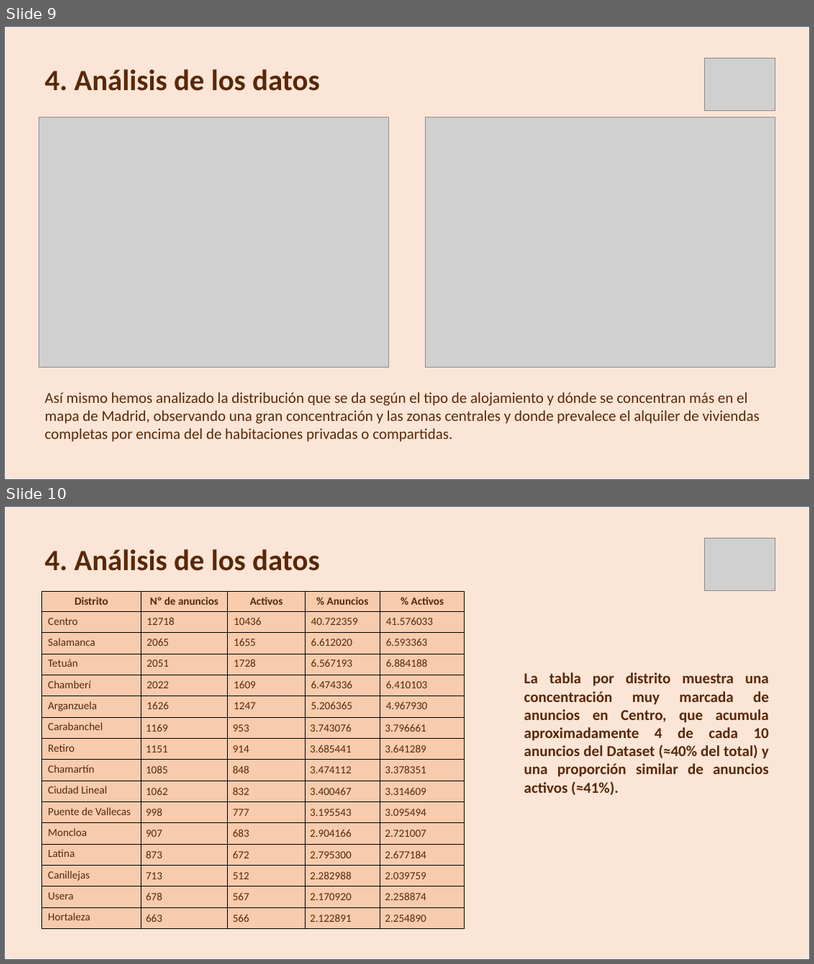
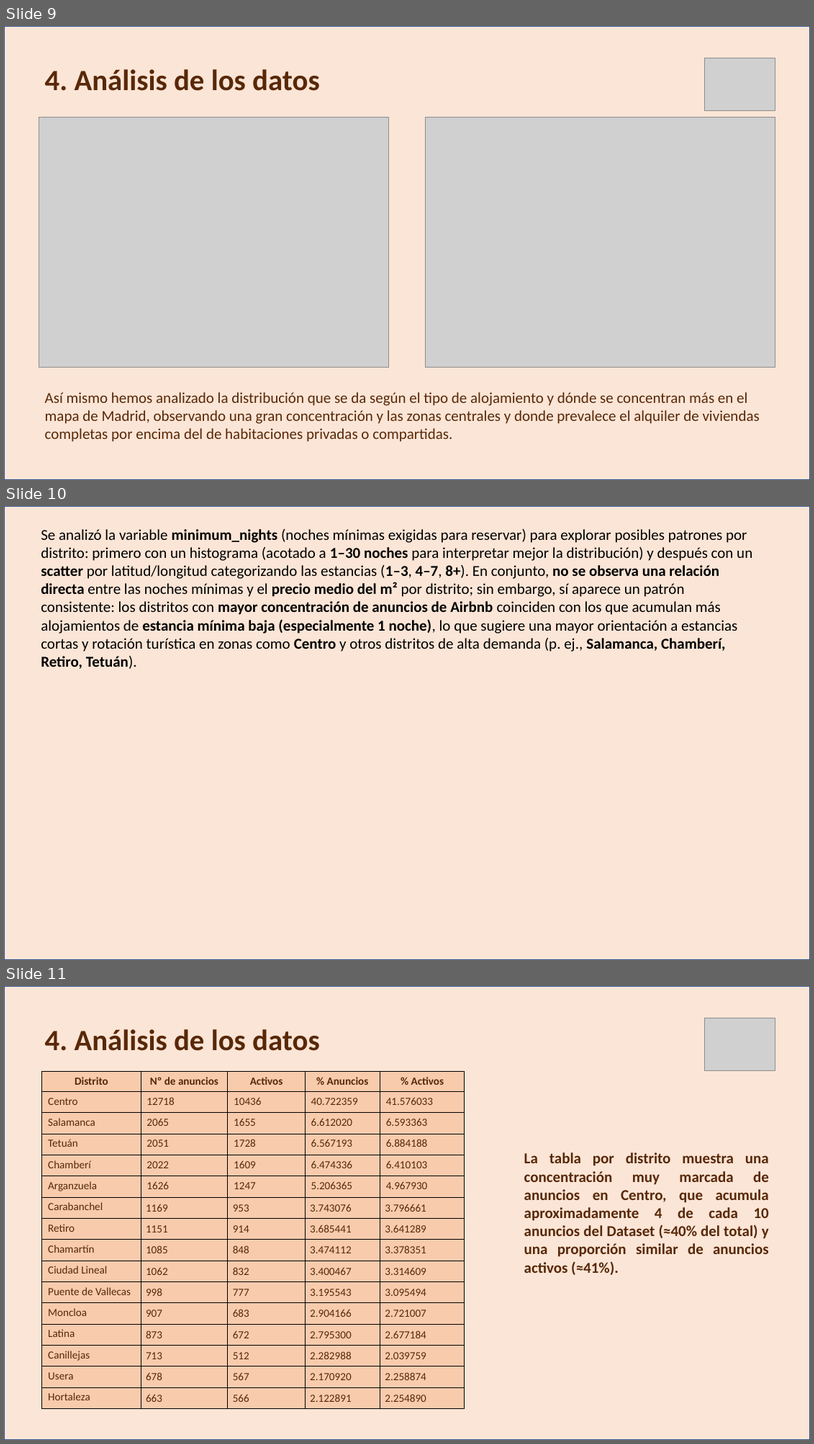
Before and after one commit to JavierPasAg/EDA_Tematica_del_proyecto, a slide deck: PPT.pptx. Shown one above the other, each under a label of ours: slides 9 and 10 before the commit, slides 9, 10 and 11 after it. The pictures are 814x964 and 814x1444 pixels, drawn with LibreOffice and Linux fonts; fonts in the diff are those of the drawing; grey boxes stand for pictures. Boxes give left, top, right and bottom in pixels: in the first picture for what was removed or moved away, otherwise in the second. Text is boxed around its words. In the diff, an @@ line names an element or a change of style, - is before the commit and + after.

Commit message:
diapositiva nueva

```diff
--- a/PPT.pptx
+++ b/PPT.pptx
@@ slide 10 added at (4, 506, 810, 960), background #FFFFFF @@
@@ rectangle added at (4, 506, 810, 960), fill #FBE5D6, outline #325490 1 pt @@
@@ text added at (41, 529, 753, 669), 18 pt, text #000000 @@
+Se analizó la variable minimum_nights (noches mínimas exigidas para reservar) para explorar posibles patrones por distrito: primero con un histograma (acotado a 1–30 noches para interpretar mejor la distribución) y después con un scatter por latitud/longitud categorizando las estancias (1–3, 4–7, 8+). En conjunto, no se observa una relación directa entre las noches mínimas y el precio medio del m² por distrito; sin embargo, sí aparece un patrón consistente: los distritos con mayor concentración de anuncios de Airbnb coinciden con los que acumulan más alojamientos de estancia mínima baja (especialmente 1 noche), lo que sugiere una mayor orientación a estancias cortas y rotación turística en zonas como Centro y otros distritos de alta demanda (p. ej., Salamanca, Chamberí, Retiro, Tetuán).
@@ what was slide 10 is now slide 11 @@
```
